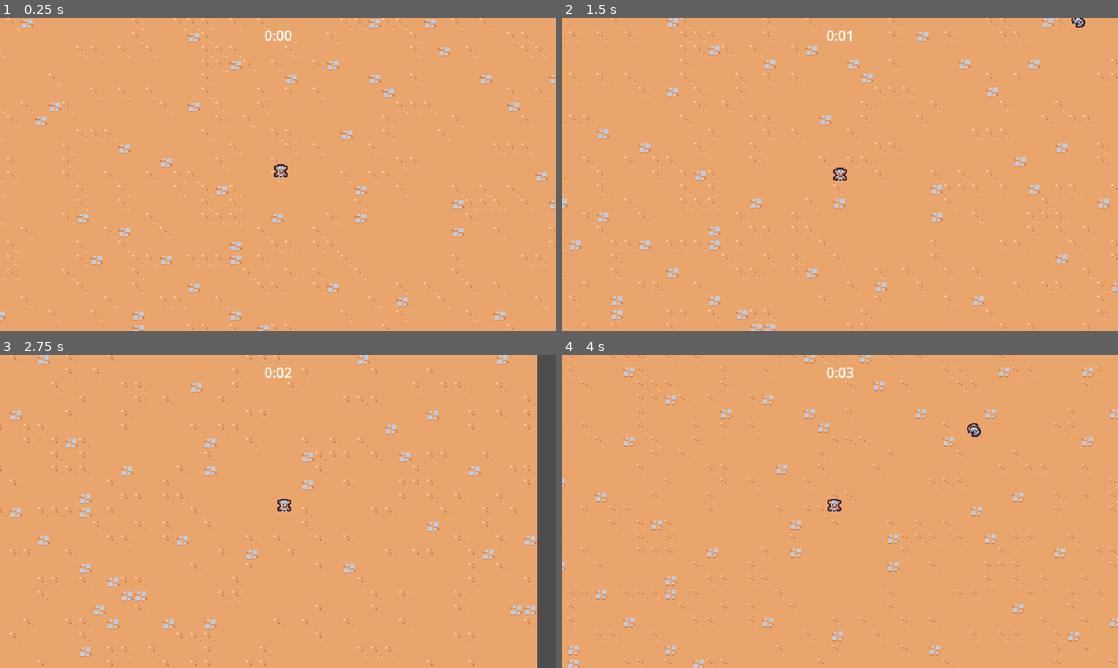
Above: before the commit, frames 1-4 (two rows, left to right).
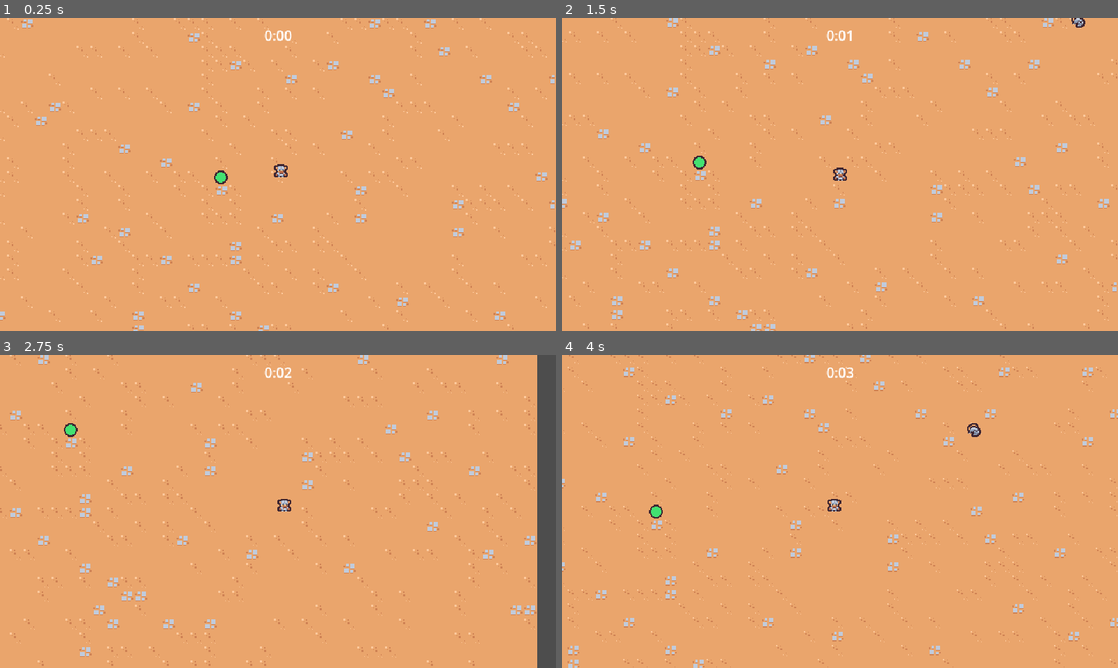
Above: after the commit, the same moments.

Repository: michaelbentley95/2dsurvivorscourse
Game: Godot game, scene res://scenes/main/main.tscn
Two runs of this game, one before a commit and one after it. Both use one fixed random seed, a clock stepped at 60 frames per second and the inputs below.
Inputs:
- Up to frame 1 (0.25 s): no input
- Up to frame 2 (1.5 s): hold Right (move_right) 0.53-1.28 s; hold Down (move_down) from 1.28 s (still down)
- Up to frame 3 (2.75 s): release Down (move_down) at 2.03 s; hold Right (move_right) from 2.03 s (still down)
- Up to frame 4 (4 s): release Right (move_right) at 2.78 s; hold Up (move_up) 2.78-3.53 s; hold Left (move_left) from 3.53 s (still down)

The runs differ from the first frame. In frame 1, less than 0.1% of the frame differs, in the area x 38-41%, y 48-54%; in frame 2, less than 0.1%; in frame 3, less than 0.1%; in frame 4, less than 0.1%.

Commit message:
Move stuff around. Create experience orb

Diff:
--- a/project.godot
+++ b/project.godot
@@ -65,6 +65,7 @@
 2d_physics/layer_2="Player"
 2d_physics/layer_3="Enemy"
 2d_physics/layer_4="EnemyCollision"
+2d_physics/layer_5="PlayerPickup"
 
 [rendering]
 
--- a/scenes/basic_enemy/basic_enemy.tscn
+++ b/scenes/game_object/basic_enemy/basic_enemy.tscn
@@ -1,7 +1,7 @@
 [gd_scene load_steps=5 format=3 uid="uid://bvohwaac2x5dq"]
 
-[ext_resource type="Script" uid="uid://dxq5sb6plxw8" path="res://scenes/basic_enemy/basic_enemy.gd" id="1_gxg7h"]
-[ext_resource type="Texture2D" uid="uid://cofdh3eaiyrmi" path="res://scenes/basic_enemy/basic_enemy.png" id="2_gxg7h"]
+[ext_resource type="Script" uid="uid://dxq5sb6plxw8" path="res://scenes/game_object/basic_enemy/basic_enemy.gd" id="1_gxg7h"]
+[ext_resource type="Texture2D" uid="uid://cofdh3eaiyrmi" path="res://scenes/game_object/basic_enemy/basic_enemy.png" id="2_gxg7h"]
 
 [sub_resource type="CircleShape2D" id="CircleShape2D_gxg7h"]
 radius = 12.0
--- /dev/null
+++ b/scenes/game_object/experience_orb/experience_orb.gd
@@ -0,0 +1,9 @@
+extends Node2D
+
+
+func _ready() -> void:
+	$Area2D.area_entered.connect(on_area_entered)
+
+
+func on_area_entered(other_area: Area2D):
+	queue_free()
--- /dev/null
+++ b/scenes/game_object/experience_orb/experience_orb.tscn
@@ -0,0 +1,20 @@
+[gd_scene load_steps=4 format=3 uid="uid://0tuv61pii2fw"]
+
+[ext_resource type="Script" uid="uid://c11thm2sg72v8" path="res://scenes/game_object/experience_orb/experience_orb.gd" id="1_ayesk"]
+[ext_resource type="Texture2D" uid="uid://cgglyojy8xdqk" path="res://scenes/game_object/experience_orb/experience_orb.png" id="2_ju18n"]
+
+[sub_resource type="CircleShape2D" id="CircleShape2D_lm25s"]
+radius = 12.0
+
+[node name="ExperienceOrb" type="Node2D"]
+script = ExtResource("1_ayesk")
+
+[node name="Area2D" type="Area2D" parent="."]
+collision_layer = 0
+collision_mask = 16
+
+[node name="CollisionShape2D" type="CollisionShape2D" parent="Area2D"]
+shape = SubResource("CircleShape2D_lm25s")
+
+[node name="Sprite2D" type="Sprite2D" parent="."]
+texture = ExtResource("2_ju18n")
--- a/scenes/game_camera/game_camera.tscn
+++ b/scenes/game_object/game_camera/game_camera.tscn
@@ -1,6 +1,6 @@
 [gd_scene load_steps=2 format=3 uid="uid://b6x62e3enh416"]
 
-[ext_resource type="Script" uid="uid://bten3mlhanbmq" path="res://scenes/game_camera/game_camera.gd" id="1_17y56"]
+[ext_resource type="Script" uid="uid://bten3mlhanbmq" path="res://scenes/game_object/game_camera/game_camera.gd" id="1_17y56"]
 
 [node name="GameCamera" type="Camera2D"]
 script = ExtResource("1_17y56")
--- a/scenes/player/player.tscn
+++ b/scenes/game_object/player/player.tscn
@@ -1,8 +1,11 @@
-[gd_scene load_steps=5 format=3 uid="uid://y30u0a43pem0"]
+[gd_scene load_steps=6 format=3 uid="uid://y30u0a43pem0"]
 
-[ext_resource type="Script" uid="uid://5yh7f75okpyu" path="res://scenes/player/player.gd" id="1_dovo2"]
-[ext_resource type="Texture2D" uid="uid://28csw3slg81r" path="res://scenes/player/player.png" id="2_gmlin"]
+[ext_resource type="Script" uid="uid://5yh7f75okpyu" path="res://scenes/game_object/player/player.gd" id="1_dovo2"]
+[ext_resource type="Texture2D" uid="uid://28csw3slg81r" path="res://scenes/game_object/player/player.png" id="2_gmlin"]
 [ext_resource type="PackedScene" uid="uid://ctnii82682m5b" path="res://scenes/ability/sword_ability/sword_ability_controller.tscn" id="2_lvxji"]
+
+[sub_resource type="CircleShape2D" id="CircleShape2D_s3670"]
+radius = 18.0
 
 [sub_resource type="CircleShape2D" id="CircleShape2D_lvxji"]
 radius = 5.0
@@ -16,6 +19,14 @@
 
 [node name="SwordAbilityController" parent="AbilityManager" instance=ExtResource("2_lvxji")]
 
+[node name="Area2D" type="Area2D" parent="."]
+collision_layer = 16
+collision_mask = 0
+
+[node name="CollisionShape2D" type="CollisionShape2D" parent="Area2D"]
+position = Vector2(0, -5)
+shape = SubResource("CircleShape2D_s3670")
+
 [node name="Sprite2D" type="Sprite2D" parent="."]
 texture = ExtResource("2_gmlin")
 offset = Vector2(0, -8)
--- a/scenes/main/main.tscn
+++ b/scenes/main/main.tscn
@@ -1,16 +1,19 @@
-[gd_scene load_steps=7 format=4 uid="uid://c76y565o8hfem"]
+[gd_scene load_steps=8 format=4 uid="uid://c76y565o8hfem"]
 
 [ext_resource type="PackedScene" uid="uid://d4dswlajewgkl" path="res://scenes/ui/arena_time_ui.tscn" id="1_6q06x"]
-[ext_resource type="PackedScene" uid="uid://y30u0a43pem0" path="res://scenes/player/player.tscn" id="1_hyk8p"]
+[ext_resource type="PackedScene" uid="uid://y30u0a43pem0" path="res://scenes/game_object/player/player.tscn" id="1_hyk8p"]
 [ext_resource type="TileSet" uid="uid://bp6ps2lxp0cl6" path="res://resources/tileset.tres" id="1_iuonh"]
-[ext_resource type="PackedScene" uid="uid://b6x62e3enh416" path="res://scenes/game_camera/game_camera.tscn" id="1_k2fmo"]
+[ext_resource type="PackedScene" uid="uid://b6x62e3enh416" path="res://scenes/game_object/game_camera/game_camera.tscn" id="1_k2fmo"]
 [ext_resource type="PackedScene" uid="uid://bx07sw6uv4o4d" path="res://scenes/manager/enemy_manager.tscn" id="1_l3cfh"]
 [ext_resource type="PackedScene" uid="uid://d1m08u8m14keh" path="res://scenes/manager/arena_time_manager.tscn" id="6_ow5a4"]
+[ext_resource type="PackedScene" uid="uid://0tuv61pii2fw" path="res://scenes/game_object/experience_orb/experience_orb.tscn" id="7_hujxm"]
 
 [node name="Main" type="Node"]
 
 [node name="ArenaTimeUI" parent="." node_paths=PackedStringArray("arena_time_manager") instance=ExtResource("1_6q06x")]
 arena_time_manager = NodePath("../ArenaTimeManager")
+
+[node name="ArenaTimeManager" parent="." instance=ExtResource("6_ow5a4")]
 
 [node name="EnemyManager" parent="." instance=ExtResource("1_l3cfh")]
 
@@ -24,4 +27,5 @@
 [node name="Player" parent="." instance=ExtResource("1_hyk8p")]
 position = Vector2(492, 425)
 
-[node name="ArenaTimeManager" parent="." instance=ExtResource("6_ow5a4")]
+[node name="ExperienceOrb" parent="." instance=ExtResource("7_hujxm")]
+position = Vector2(423, 425)
--- a/scenes/manager/enemy_manager.tscn
+++ b/scenes/manager/enemy_manager.tscn
@@ -1,7 +1,7 @@
 [gd_scene load_steps=3 format=3 uid="uid://bx07sw6uv4o4d"]
 
 [ext_resource type="Script" uid="uid://ceh2agbv3d26c" path="res://scenes/manager/enemy_manager.gd" id="1_1w3g6"]
-[ext_resource type="PackedScene" uid="uid://bvohwaac2x5dq" path="res://scenes/basic_enemy/basic_enemy.tscn" id="2_bortd"]
+[ext_resource type="PackedScene" uid="uid://bvohwaac2x5dq" path="res://scenes/game_object/basic_enemy/basic_enemy.tscn" id="2_bortd"]
 
 [node name="EnemyManager" type="Node"]
 script = ExtResource("1_1w3g6")
Renamed: scenes/basic_enemy/basic_enemy.gd -> scenes/game_object/basic_enemy/basic_enemy.gd
Renamed: scenes/basic_enemy/basic_enemy.gd.uid -> scenes/game_object/basic_enemy/basic_enemy.gd.uid
Renamed: scenes/basic_enemy/basic_enemy.png -> scenes/game_object/basic_enemy/basic_enemy.png
Not shown, changed: scenes/game_object/basic_enemy/basic_enemy.png.import
Not shown, added: scenes/game_object/experience_orb/experience_orb.gd.uid
Binary file added: scenes/game_object/experience_orb/experience_orb.png
Not shown, changed: scenes/game_object/experience_orb/experience_orb.png.import
Renamed: scenes/game_camera/game_camera.gd -> scenes/game_object/game_camera/game_camera.gd
Renamed: scenes/game_camera/game_camera.gd.uid -> scenes/game_object/game_camera/game_camera.gd.uid
Renamed: scenes/player/player.gd -> scenes/game_object/player/player.gd
Renamed: scenes/player/player.gd.uid -> scenes/game_object/player/player.gd.uid
Renamed: scenes/player/player.png -> scenes/game_object/player/player.png
(and 1 more such lines)
